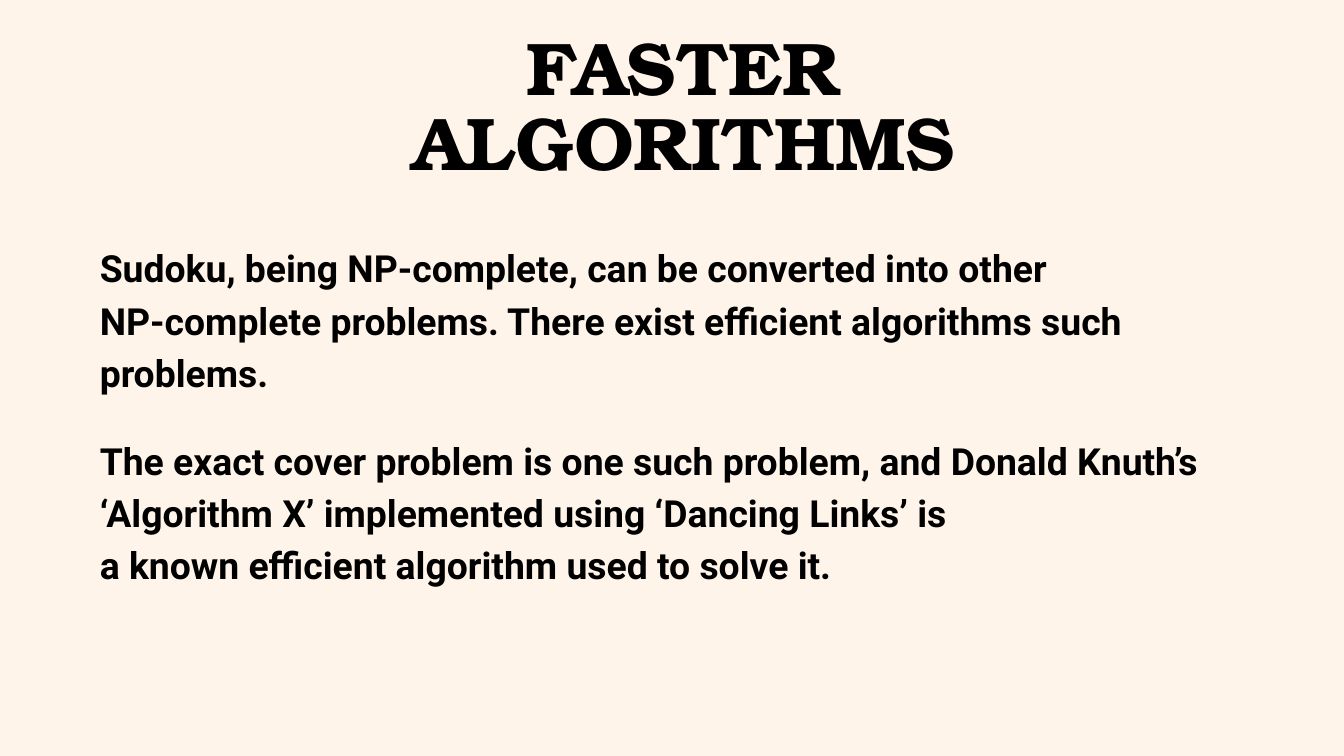
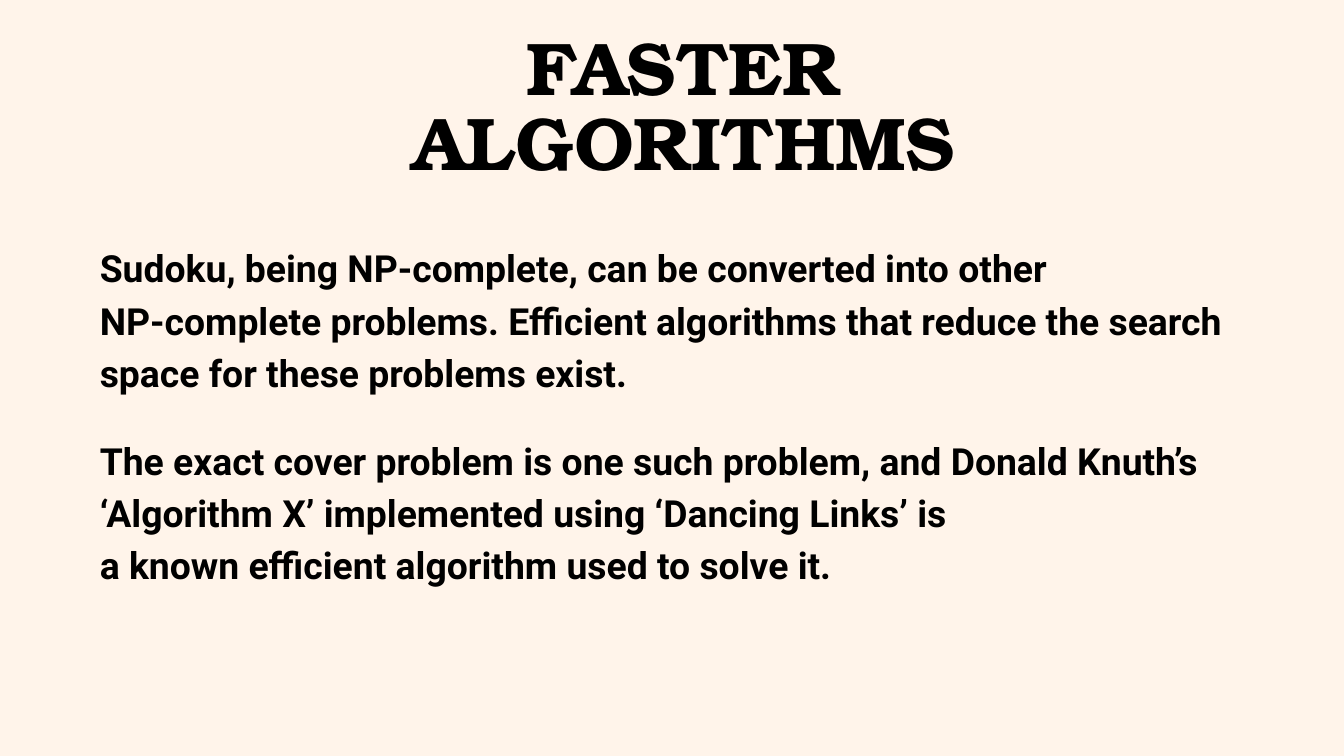
Before and after one commit to Abhinav-Bitragunta/Sudoku-Solver-Source, a slide deck: slide 7 of Presentation/Sudoku Solver PPT.pptx (slide 6 before the commit). Drawn at 1344x756 pixels with LibreOffice and Linux fonts; fonts in the diff are those of the drawing. Boxes give left, top, right and bottom in pixels: in the first picture for what was removed or moved away, otherwise in the second. Text is boxed around its words. In the diff, an @@ line names an element or a change of style, - is before the commit and + after.

Commit message:
Updated Presentation

```diff
--- a/Presentation/Sudoku Solver PPT.pptx
+++ b/Presentation/Sudoku Solver PPT.pptx
@@ text at <box>100,306,1222,395</box>: text changed @@
-NP-complete problems. There exist efficient algorithms such problems.
+NP-complete problems. Efficient algorithms that reduce the search space for these problems exist.
```
Also in this commit, not shown: 6 other slides changed, 5 slides added, 2 other files.
